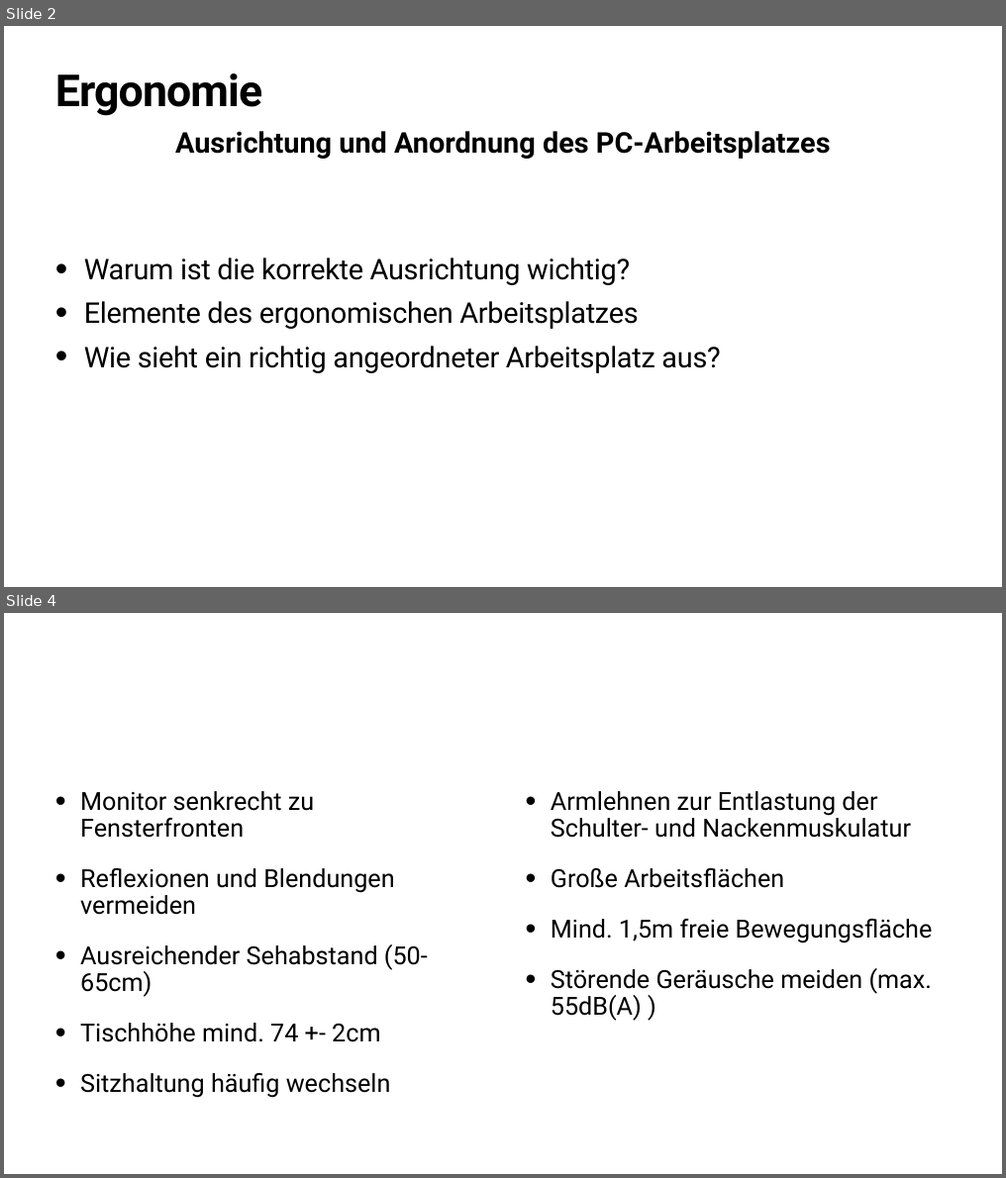
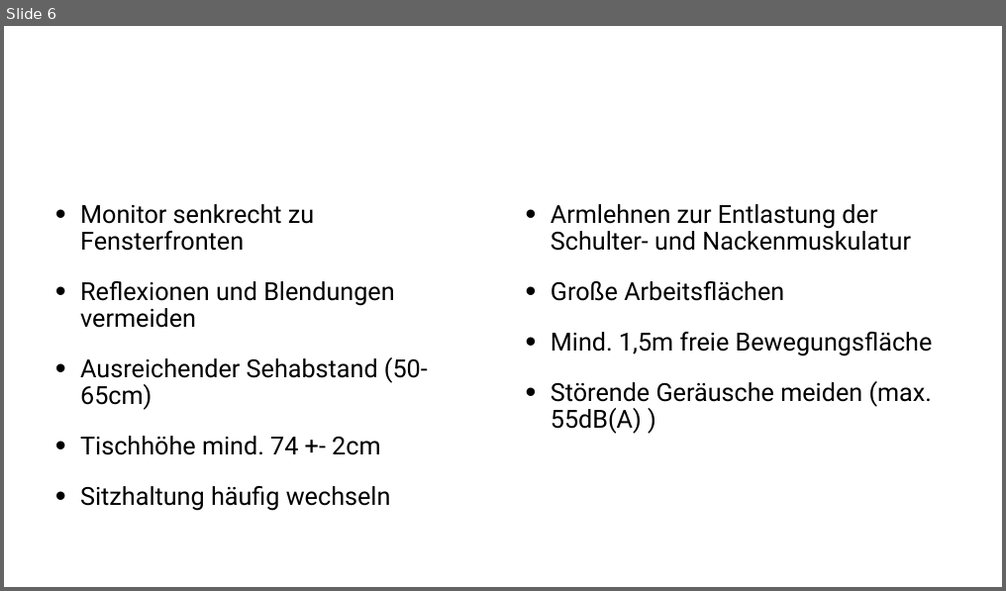
Before and after one commit to SteevieB/Ergonomie, a slide deck: Vortrag - Ergonomie am Arbeitsplatz.pptx. Shown one above the other, each under a label of ours: slides 2 and 4 before the commit, slide 6 after it; the slides between them are not shown. The pictures are 1006x1178 and 1006x591 pixels, drawn with LibreOffice and Linux fonts; fonts in the diff are those of the drawing. Boxes give left, top, right and bottom in pixels: in the first picture for what was removed or moved away, otherwise in the second. Text is boxed around its words. In the diff, an @@ line names an element or a change of style, - is before the commit and + after.

```diff
--- a/Vortrag - Ergonomie am Arbeitsplatz.pptx
+++ b/Vortrag - Ergonomie am Arbeitsplatz.pptx
@@ slide 2 removed at [4, 26, 1002, 587], background #FFFFFF @@
@@ title removed at [55, 74, 262, 116] @@
-Ergonomie
@@ text removed at [175, 131, 831, 159] @@
-Ausrichtung und Anordnung des PC-Arbeitsplatzes
@@ text removed at [84, 258, 720, 373] @@
-• Warum ist die korrekte Ausrichtung wichtig?
-• Elemente des ergonomischen Arbeitsplatzes
-• Wie sieht ein richtig angeordneter Arbeitsplatz aus?
@@ what was slide 4 is now slide 6 @@
```
Also in this commit, not shown: 1 slide changed, 6 slides added, 1 other slide removed, 3 other files.
